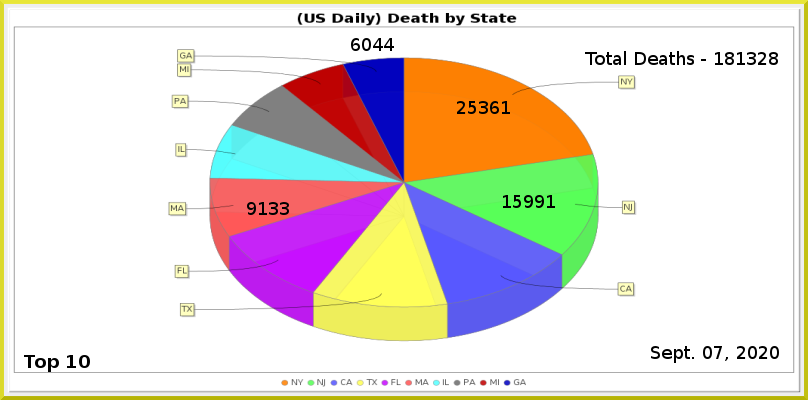
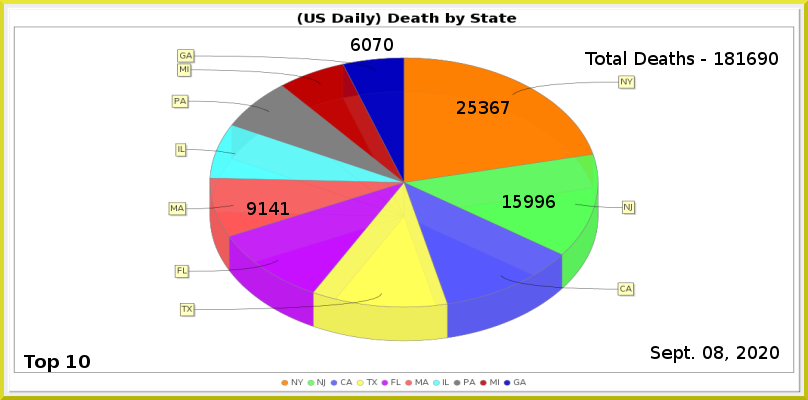
Two versions of the same layered image (808 × 400). Layer-by-layer changes:
painted on "Least" over [373,38,394,51]
painted on "MA" over [269,202,289,215]
painted on "NJ" over [546,195,555,208]
painted on "NY" over [501,101,510,114]
renamed "Total Deaths - 181328" to "Total Deaths - 181690", painted on it over [747,52,778,65]
painted on "Current Date" over [714,346,723,359]
